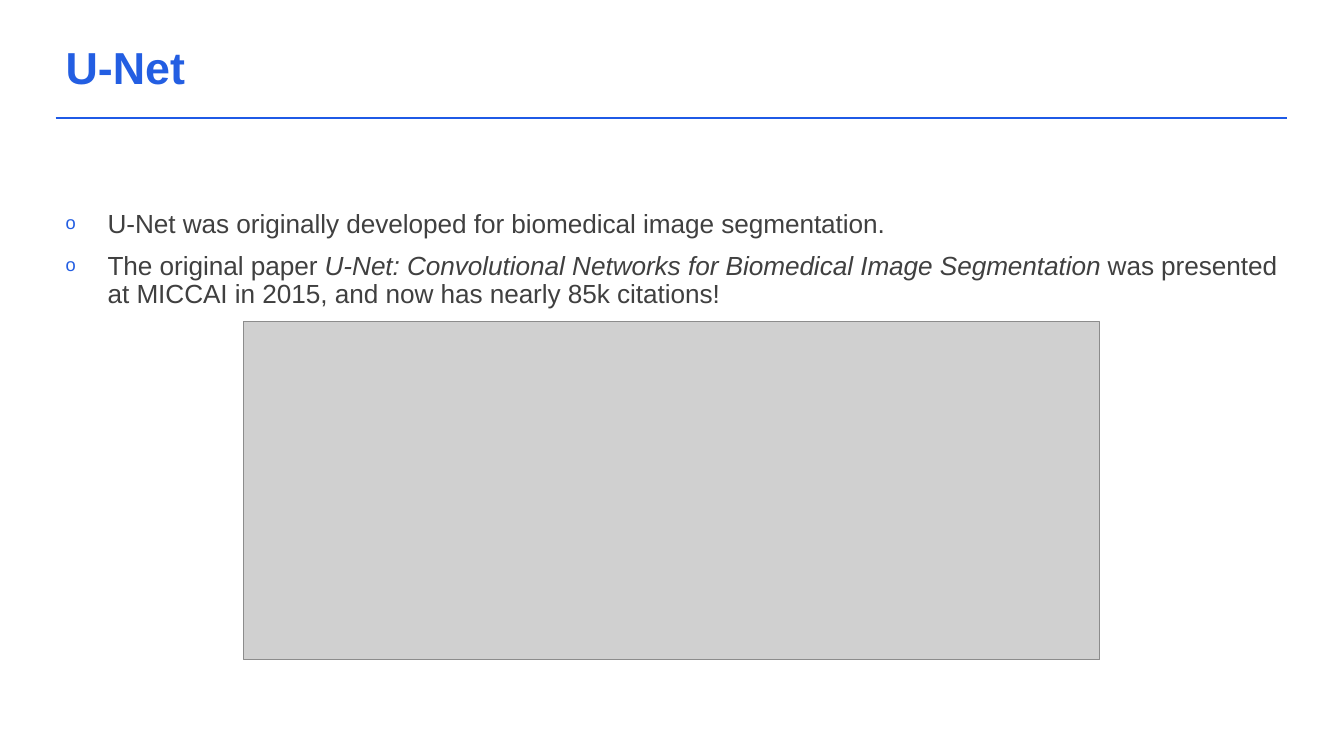
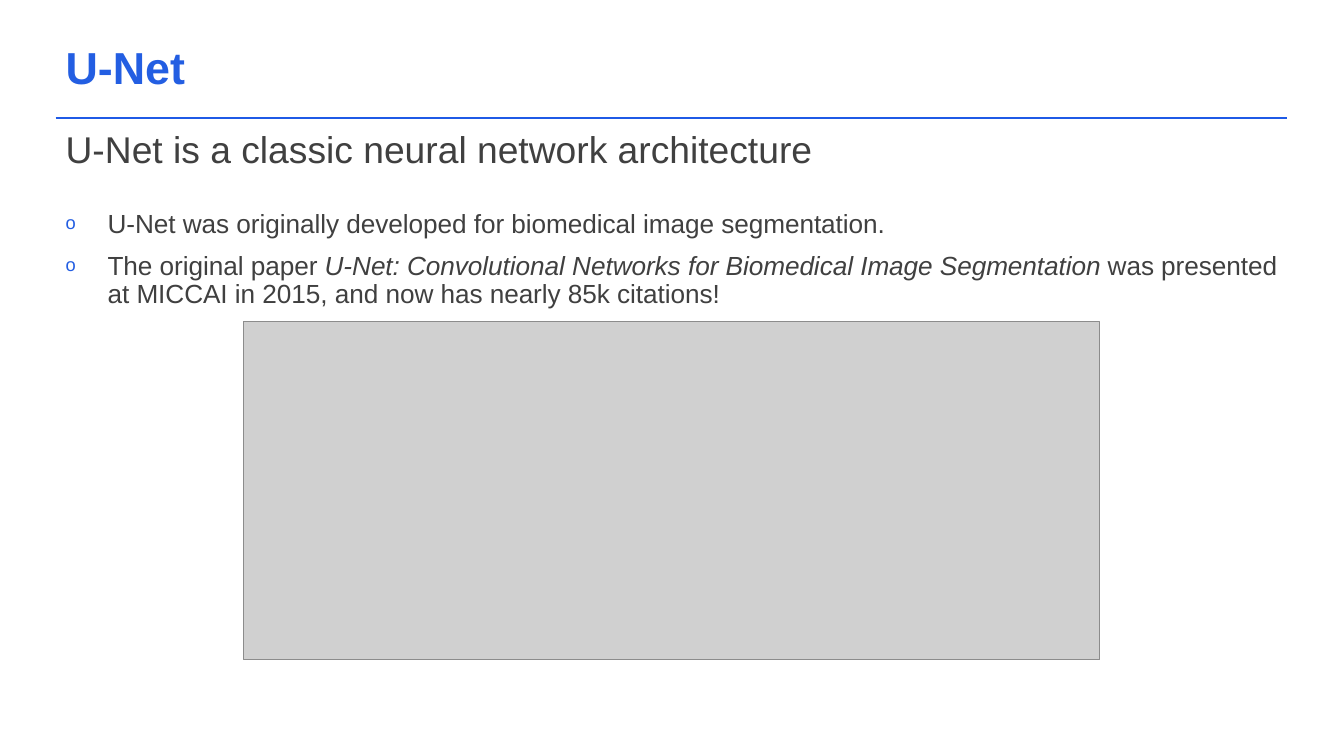
Before and after one commit to acceleratescience/diffusion-models, a slide deck: slide 16 of slides/3_Building-blocks.pptx. Drawn at 1344x756 pixels with LibreOffice and Linux fonts; fonts in the diff are those of the drawing; grey boxes stand for pictures; background and template pictures are left out. Boxes give left, top, right and bottom in pixels: in the first picture for what was removed or moved away, otherwise in the second. Text is boxed around its words. In the diff, an @@ line names an element or a change of style, - is before the commit and + after.

```diff
--- a/slides/3_Building-blocks.pptx
+++ b/slides/3_Building-blocks.pptx
@@ text added at [66, 136, 812, 164], 26.7 pt, text #404040 @@
+U-Net is a classic neural network architecture
```
Also in this commit, not shown: 1 other slide changed, 3 other files.
